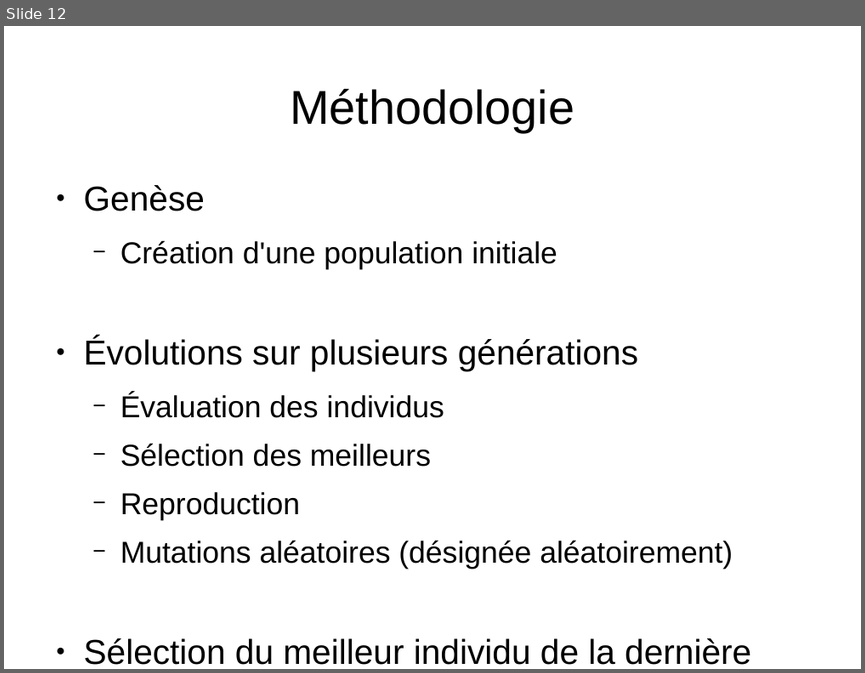
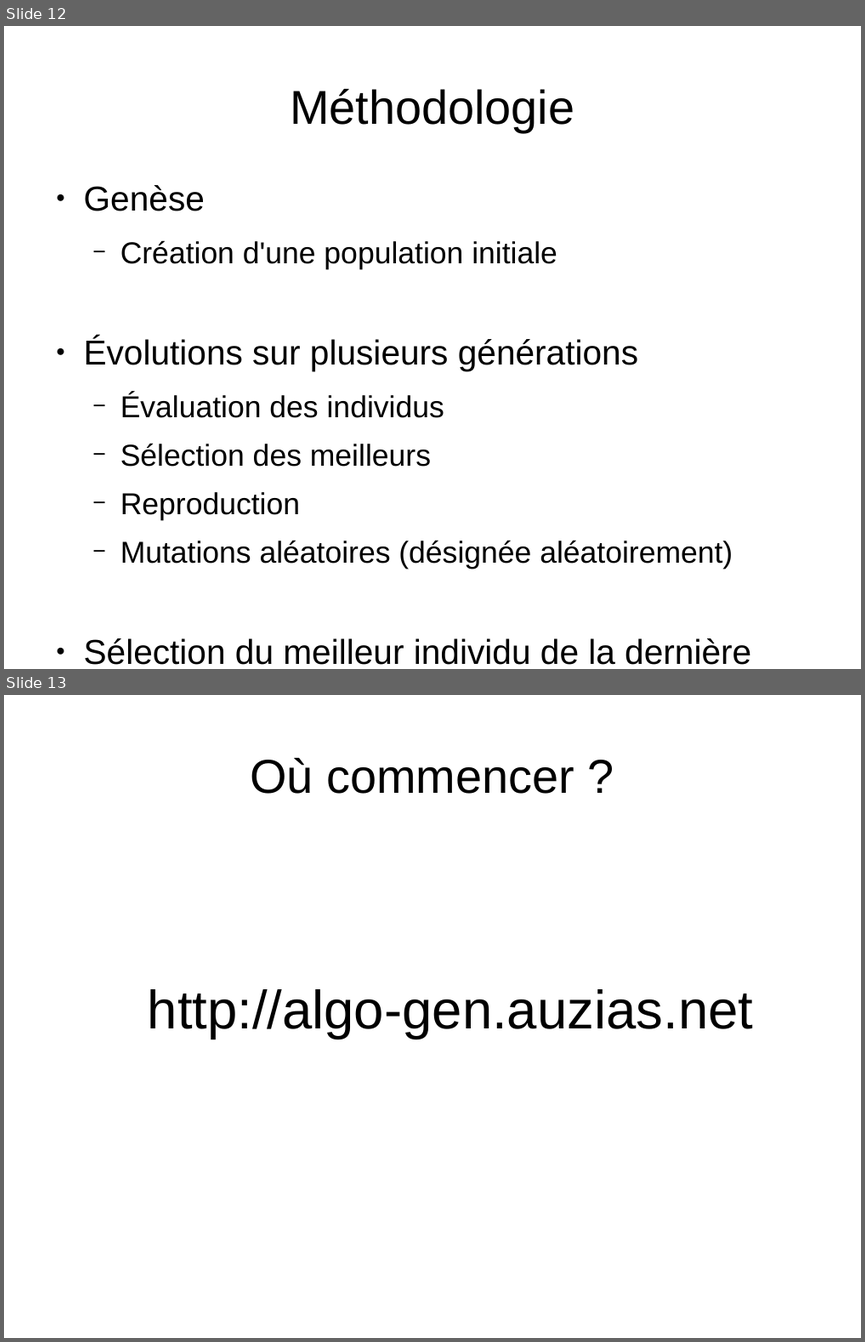
Before and after one commit to auzias/algo-gen, a slide deck: expectations/slides.odp. Shown one above the other, each under a label of ours: slide 12 before the commit, slides 12 and 13 after it. The pictures are 865x673 and 865x1342 pixels, drawn with LibreOffice and Linux fonts; fonts in the diff are those of the drawing. Boxes give left, top, right and bottom in pixels: in the first picture for what was removed or moved away, otherwise in the second. Text is boxed around its words. In the diff, an @@ line names an element or a change of style, - is before the commit and + after.

```diff
--- a/expectations/slides.odp
+++ b/expectations/slides.odp
@@ slide 13 added at (4, 695, 861, 1338), background #FFFFFF @@
@@ title added at (250, 758, 574, 794), 44 pt, text #000000 @@
+Où commencer ?
@@ text added at (148, 989, 754, 1038), 50 pt, text #000000 @@
+http://algo-gen.auzias.net
```
Also in this commit, not shown: 7 slides changed, 1 slide removed, 2 other files.
